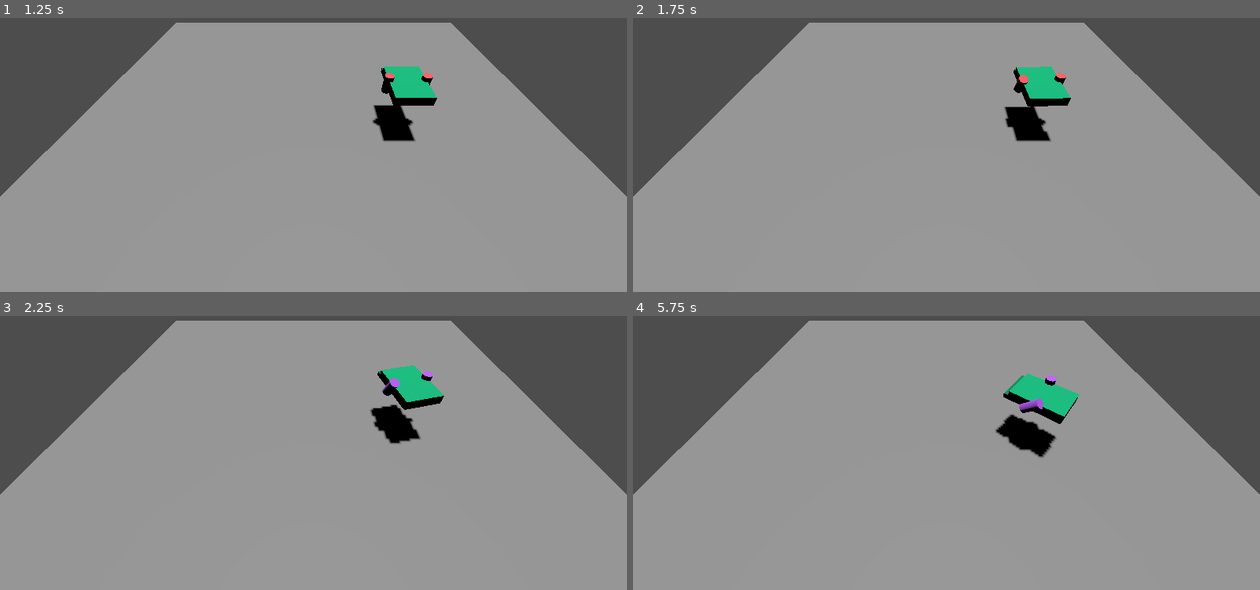
Above: before the commit, frames 1-4 (two rows, left to right).
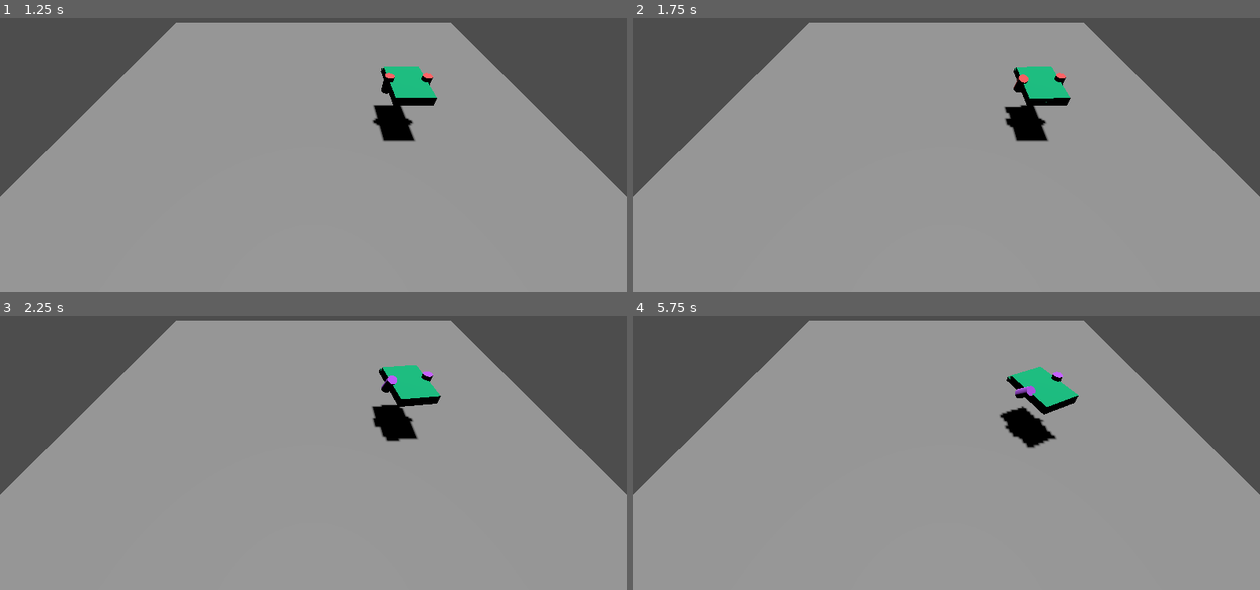
Above: after the commit, the same moments.

Repository: niqzart/godot-tiltrotor
Game: Godot game, scene res://scenes/main/main.tscn
The game is run twice, just before and just after one commit, with the same random seed, the same clock (stepped at 60 frames per second) and the same inputs.
Inputs:
- Up to frame 1 (1.25 s): tap Enter at 0.5 s; hold Left (right_rotor_backwards) from 0.53 s (still down); tap Space (enable_pid) at 0.6 s
- Up to frame 2 (1.75 s): tap Space (enable_pid) at 1.25, 1.35 s; release Left (right_rotor_backwards) at 1.28 s; hold A (left_rotor_backwards) from 1.28 s (still down)
- Up to frame 3 (2.25 s): release A (left_rotor_backwards) at 2.03 s; hold Left (right_rotor_backwards) from 2.03 s (still down); tap Space (enable_pid) at 2.1 s
- Up to frame 4 (5.75 s): release Left (right_rotor_backwards) at 2.78 s; hold D (left_rotor_collective_forwards) 2.78-3.53 s; tap Space (enable_pid) every 0.75 s from 2.85 to 5.1 s; hold A (left_rotor_backwards) from 3.53 s (still down); tap Enter at 5 s

Frame 1 is identical in both runs. In frame 2, 0.1% of the frame differs, in the area x 59-70%, y 17-46%; in frame 3, 0.5%; in frame 4, 1.6%, in the area x 57-72%, y 18-52%.

Commit message:
refactor: move force calculation to rotors

Diff:
--- a/scenes/rotor/rotor.gd
+++ b/scenes/rotor/rotor.gd
@@ -76,6 +76,13 @@
     self._move_towards_desired_power(delta)
 
 
-func get_current_vertical_power() -> float:
+const HORIZONTAL_POWER_COEFFICIENT: float = 0.5
+
+
+func get_current_force() -> Vector3:
     var max_vertical_output = (1 - abs(self.tilt) * 0.4) * MAX_POWER
-    return clamp(self.current_combined_power, -max_vertical_output, max_vertical_output)
+    return Vector3(
+        0,
+        clamp(self.current_combined_power, -max_vertical_output, max_vertical_output),
+        self.current_combined_power * self.tilt * self.HORIZONTAL_POWER_COEFFICIENT,
+    )
--- a/scenes/tiltrotor/tiltrotor.gd
+++ b/scenes/tiltrotor/tiltrotor.gd
@@ -131,13 +131,6 @@
     else:
         $LeftRotor.set_power_mode($LeftRotor.PoverMode.HOVER)
 
-    var right_force_direction: Vector3 = (
-        self.transform.basis.y + self.transform.basis.z * $RightRotor.tilt
-    )
-    var left_force_direction: Vector3 = (
-        self.transform.basis.y + self.transform.basis.z * $LeftRotor.tilt
-    )
-
     var right_position: Vector3 = self.transform.basis.x * 2
     var left_position: Vector3 = self.transform.basis.x * -2
 
@@ -151,11 +144,8 @@
     elif Input.is_action_pressed("left_rotor_cyclic_backwards"):
         left_position -= self.transform.basis.z
 
-    var right_power: float = $RightRotor.get_current_vertical_power()
-    var left_power: float = $LeftRotor.get_current_vertical_power()
-
-    self.apply_force(right_force_direction * right_power, right_position)
-    self.apply_force(left_force_direction * left_power, left_position)
+    self.apply_force(self.transform.basis * $RightRotor.get_current_force(), right_position)
+    self.apply_force(self.transform.basis * $LeftRotor.get_current_force(), left_position)
 
 
 func _physics_process(delta: float) -> void:
